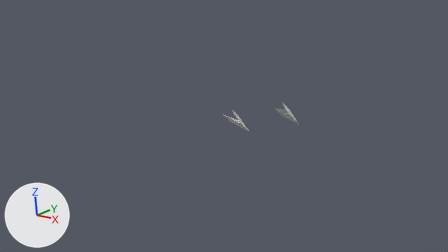
Before and after pictures for a commit that changed the Blender file ninja star .blend.
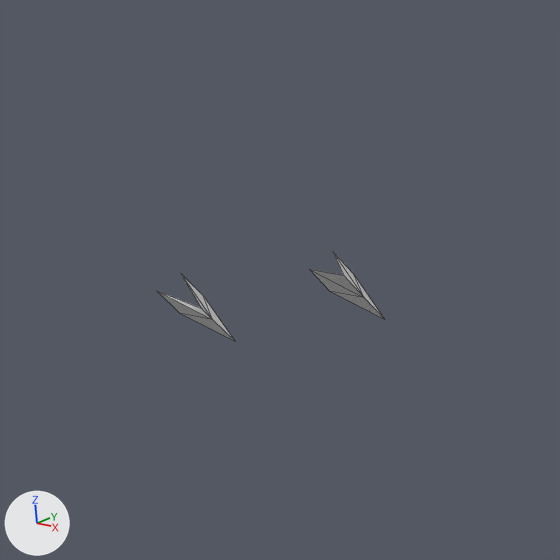
Old and new are each drawn from the file's camera 'Camera' and again close up on the part from 38% to 80% of the width and 7% to 81% of the height. Arrows for +X, +Y and +Z are at lower left; the lights stay in place. The close-ups show mesh edges as thin lines.
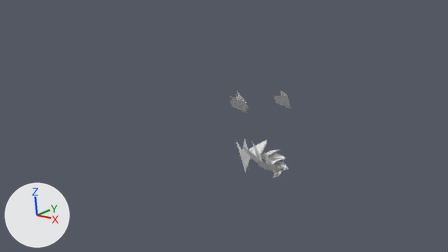
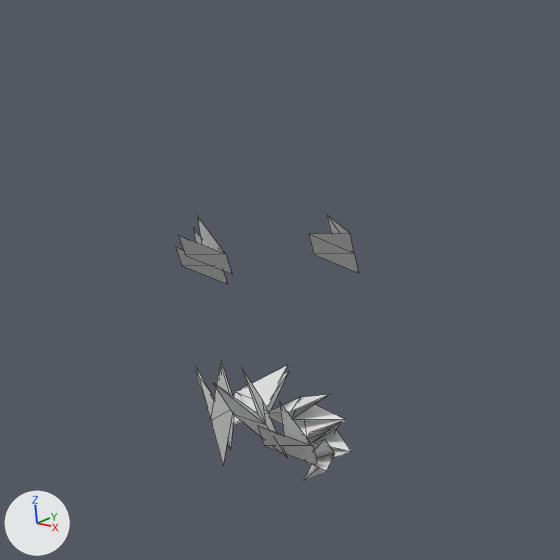
Where the change shows, as pixel boxes [x1, y1, x2, y2] in the close-ups (560 x 560 px; the box of a moved part takes in the faces that stretch with it):
'Plane', reshaped, turned
    before: [157, 252, 384, 341]
    after: [175, 215, 359, 481]
part 1 of me_plane, moved or reshaped
    before: [157, 274, 235, 341]
    after: [195, 362, 234, 449]
part 2 of me_plane, moved or reshaped
    before: [310, 252, 384, 319]
    after: [309, 215, 359, 273]
part 3 of me_plane, added
    after: [233, 365, 289, 426]
part 4 of me_plane, added
    after: [268, 394, 345, 437]
part 5 of me_plane, added
    after: [304, 439, 334, 481]
part 6 of me_plane, added
    after: [307, 421, 351, 458]
part 7 of me_plane, added
    after: [196, 363, 232, 464]
part 8 of me_plane, added
    after: [213, 367, 286, 457]
part 9 of me_plane, added
    after: [258, 402, 317, 464]
part 10 of me_plane, added
    after: [175, 227, 227, 284]
part 11 of me_plane, added
    after: [179, 216, 232, 274]

The change in detail:
me_plane is used by ob_plane; location (-0.131, -0.437, -0.701); rotation (-0.799, 0.0, 0.0), in degrees (-46, 0, 0).
me_plane had 16 vertices, 12 faces and spanned x -0.05..0.098, y -0.05..0.154, z 0.046..0.18.
me_plane now has 89 vertices, 66 faces, 11 loose edges and spans x -0.071..0.188, y -0.189..0.276, z -0.192..0.268.
me_plane part 1: the loose piece of 7 vertices spanning x -0.05..0.0, y -0.05..0.05, z 0.046..0.073 is multiplied about its middle by the matrix ((0.329, 0.314, 0.891), (-0.918, 0.327, 0.224), (-0.221, -0.891, 0.396)), then moved by (0.074, -0.068, -0.156).
me_plane part 2: the loose piece of 7 vertices spanning x 0.048..0.098, y 0.054..0.154, z 0.153..0.18 is moved by (0.051, 0.09, 0.082).
me_plane part 3: the loose piece of 7 vertices spanning x -0.05..0.0, y -0.05..0.05, z 0.046..0.073 is copied, and the copy is multiplied about its middle by the matrix ((-0.646, -0.403, 0.648), (-0.749, 0.171, -0.641), (0.148, -0.899, -0.412)), then moved by (0.105, -0.029, -0.134); it spans x 0.036..0.112, y -0.043..-0.002, z -0.11..-0.027.
me_plane part 4: the loose piece of 7 vertices spanning x -0.05..0.0, y -0.05..0.05, z 0.046..0.073 is copied, and the copy is multiplied about its middle by the matrix ((-0.19, -0.881, -0.434), (0.056, 0.432, -0.9), (0.98, -0.195, -0.033)), then moved by (0.147, -0.026, -0.144); it spans x 0.079..0.176, y -0.06..0.009, z -0.109..-0.06.
me_plane part 5: the loose piece of 7 vertices spanning x -0.05..0.0, y -0.05..0.05, z 0.046..0.073 is copied, and the copy is multiplied about its middle by the matrix ((0.586, -0.58, -0.565), (0.293, 0.802, -0.52), (0.755, 0.139, 0.641)), then moved by (0.172, -0.071, -0.217); it spans x 0.137..0.169, y -0.119..-0.016, z -0.192..-0.14.
me_plane part 6: the loose piece of 7 vertices spanning x -0.05..0.0, y -0.05..0.05, z 0.046..0.073 is copied, and the copy is multiplied about its middle by the matrix ((0.291, -0.748, -0.596), (0.257, 0.662, -0.705), (0.922, 0.052, 0.385)), then moved by (0.175, -0.04, -0.18); it spans x 0.128..0.188, y -0.084..0.008, z -0.152..-0.1.
me_plane part 7: the loose piece of 7 vertices spanning x -0.05..0.0, y -0.05..0.05, z 0.046..0.073 is copied, and the copy is multiplied about its middle by the matrix ((0.194, 0.229, 0.954), (-0.788, 0.615, 0.012), (-0.584, -0.755, 0.3)), then moved by (0.081, -0.118, -0.187); it spans x 0.028..0.068, y -0.145..-0.098, z -0.183..-0.079.
me_plane part 8: the loose piece of 7 vertices spanning x -0.05..0.0, y -0.05..0.05, z 0.046..0.073 is copied, and the copy is multiplied about its middle by the matrix ((0.764, 0.329, 0.554), (-0.454, 0.885, 0.1), (-0.458, -0.328, 0.826)), then moved by (0.124, -0.148, -0.2); it spans x 0.057..0.128, y -0.189..-0.116, z -0.179..-0.111.
me_plane part 9: the loose piece of 7 vertices spanning x -0.05..0.0, y -0.05..0.05, z 0.046..0.073 is copied, and the copy is moved by (0.155, -0.124, -0.216); it spans x 0.105..0.155, y -0.174..-0.074, z -0.169..-0.143.
me_plane part 10: the loose piece of 7 vertices spanning x -0.05..0.0, y -0.05..0.05, z 0.046..0.073 is copied, and the copy is moved by (-0.021, 0.226, 0.195); it spans x -0.071..-0.021, y 0.176..0.276, z 0.241..0.268.
me_plane part 11: a new loose piece of 18 vertices spanning x -0.052..-0.002, y 0.102..0.202, z 0.215..0.241.
Object 'Plane' (ob_plane) turns from (-46, 0, 0) to (-46, 0, -328) degrees about x, y and z.
